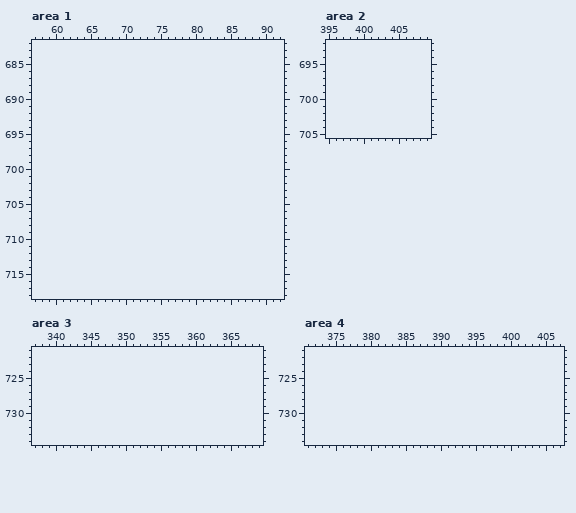
A pixel-art file gets an edit: assets/.Concept/UIMockup/InventoryMissionTab.aseprite. This is how it looked before the edit.
1000x500 pixels, 1 frame. Colours within 5 levels of each other are drawn and written as one. Shown: area 1: x 57..92, y 682..718; area 2: x 395..409, y 692..705; area 3: x 337..369, y 721..734; area 4: x 371..407, y 721..734. The old version is drawn lined up with the new one, on the new canvas. The commit also changed other parts of the picture, which this record leaves out.
The same view after the edit:
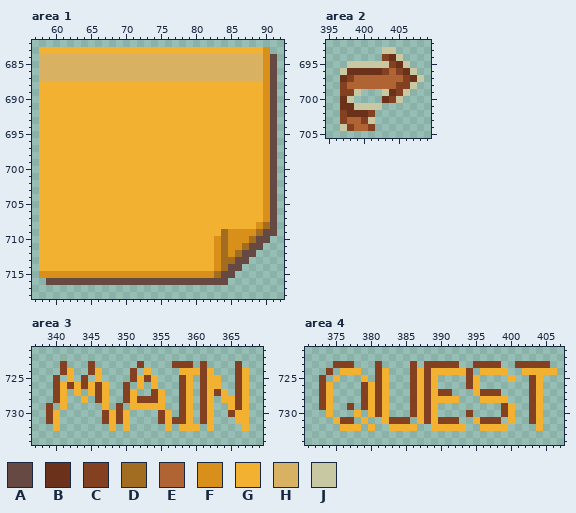
Palette (. is transparent): A #674943  B #6c311a  C #844122  D #a36d21  E #b06433  F #d9901a  G #f3b131  H #d9b162  J #c8c8a3
Edits made:
canvas 1000x500 -> 1000x1000
Area 1:
y 683: x 58..90 ................................. -> GGGGGGGGGGGGGGGGGGGGGGGGGGGGGGGGF
y 684..687: x 58..91 .................................. -> HHHHHHHHHHHHHHHHHHHHHHHHHHHHHHHHFA
y 688..707: x 58..91 .................................. -> GGGGGGGGGGGGGGGGGGGGGGGGGGGGGGGGFA
y 708: x 58..91 .................................. -> GGGGGGGGGGGGGGGGGGGGGGGGGGGGGGGFDA
y 709: x 58..91 .................................. -> GGGGGGGGGGGGGGGGGGGGGGGGGGDFFFFDAA
y 710: x 58..90 ................................. -> GGGGGGGGGGGGGGGGGGGGGGGGGFDFFFDAA
y 711: x 58..89 ................................ -> GGGGGGGGGGGGGGGGGGGGGGGGGFDFFDAA
y 712: x 58..88 ............................... -> GGGGGGGGGGGGGGGGGGGGGGGGGFDFDAA
y 713: x 58..87 .............................. -> GGGGGGGGGGGGGGGGGGGGGGGGGFDDAA
y 714: x 58..86 ............................. -> GGGGGGGGGGGGGGGGGGGGGGGGGFDAA
y 715: x 58..85 ............................ -> FFFFFFFFFFFFFFFFFFFFFFFFFDAA
y 716: x 59..84 .......................... -> AAAAAAAAAAAAAAAAAAAAAAAAAA
Area 2:
y 693: x 403..404 .. -> JJ
y 694: x 403..405 ... -> CBJ
y 695: x 398..406 ......... -> JJJJJJCBJ
y 696: x 397..407 ........... -> JBBBBBCECBJ
y 697: x 397..408 ............ -> BCEEEEEEECBJ
y 698: x 397..407 ........... -> CEEEEEEECCJ
y 699: x 397..399 ... -> CCJ; x 403..406 .... -> JBCJ
y 700: x 397..398 .. -> BJ; x 403..405 ... -> BCJ
y 701: x 397..402 ...... -> BBJJJJ
y 702: x 397..401 ..... -> CBBBC
y 703: x 397..401 ..... -> CEECJ
y 704: x 397..401 ..... -> JCEEC
Area 3:
y 723: x 341 . -> C; x 345 . -> C; x 352 . -> C; x 357..359 ... -> CCC; x 361 . -> C; x 366 . -> C
y 724: x 341..342 .. -> CG; x 345..346 .. -> CG; x 351 . -> C; x 353 . -> G; x 358..362 ..... -> GGGCG; x 366..367 .. -> CG
y 725: x 340 . -> C; x 342 . -> G; x 344 . -> C; x 346 . -> G; x 351..354 .... -> CGCG; x 358..359 .. -> CG; x 361..363 ... -> CGG; x 366..367 .. -> CG
y 726: x 340..347 ........ -> CGCGCGCG; x 350 . -> C; x 352 . -> G; x 354 . -> G; x 358..359 .. -> CG; x 361..363 ... -> CGG; x 366..367 .. -> CG
y 727: x 340..341 .. -> CG; x 343 . -> G; x 345..347 ... -> GCG; x 350..351 .. -> CG; x 354..355 .. -> CG; x 358..359 .. -> CG; x 361..364 .... -> CGCG; x 366..367 .. -> CG
y 728: x 340..341 .. -> CG; x 344 . -> G; x 346..347 .. -> CG; x 350..355 ...... -> CGCCCG; x 358..359 .. -> CG; x 361..362 .. -> CG; x 364..367 .... -> GGCG
y 729: x 339 . -> C; x 341 . -> G; x 347 . -> G; x 349 . -> C; x 351..355 ..... -> GGGGG; x 358..359 .. -> CG; x 361..362 .. -> CG; x 365..367 ... -> GCG
y 730: x 339..340 .. -> CG; x 347..350 .... -> CGCG; x 355..356 .. -> CG; x 358..359 .. -> CG; x 361..362 .. -> CG; x 365..367 ... -> CGG
y 731: x 339..340 .. -> CG; x 347..350 .... -> CGCG; x 355..359 ..... -> CGCCG; x 361..362 .. -> CG; x 366..367 .. -> GG
y 732: x 340 . -> G; x 348 . -> G; x 350 . -> G; x 356 . -> G; x 358..360 ... -> GGG; x 362 . -> G; x 367 . -> G
Area 4:
y 723: x 375..377 ... -> CCC; x 381 . -> C; x 386 . -> C; x 388..392 ..... -> CCCCC; x 395..398 .... -> CCCC; x 401..405 ..... -> CCCCC
y 724: x 374 . -> C; x 376..378 ... -> GGG; x 381..382 .. -> CG; x 386..394 ......... -> CGCGGGGGC; x 396..399 .... -> GGGG; x 402..406 ..... -> GGGGG
y 725: x 373 . -> C; x 375 . -> G; x 379 . -> G; x 381..382 .. -> CG; x 386..389 .... -> CGCG; x 394..395 .. -> CG; x 400 . -> G; x 403..404 .. -> CG
y 726: x 373..374 .. -> CG; x 379..382 .... -> CGCG; x 386..389 .... -> CGCG; x 394..395 .. -> CG; x 403..404 .. -> CG
y 727: x 373..374 .. -> CG; x 379..382 .... -> CGCG; x 386..391 ...... -> CGCGCC; x 395..398 .... -> GCCC; x 403..404 .. -> CG
y 728: x 373..374 .. -> CG; x 379..382 .... -> CGCG; x 386..392 ....... -> CGCGGGG; x 396..399 .... -> GGGG; x 403..404 .. -> CG
y 729: x 373..374 .. -> CG; x 377 . -> C; x 379..382 .... -> CGCG; x 386..389 .... -> CGCG; x 399..400 .. -> CG; x 403..404 .. -> CG
y 730: x 374 . -> G; x 378 . -> G; x 380..382 ... -> GCG; x 386..389 .... -> CGCG; x 394 . -> C; x 399..400 .. -> CG; x 403..404 .. -> CG
y 731: x 375..377 ... -> GCC; x 379 . -> G; x 382..385 .... -> GCCC; x 387..392 ...... -> GCGCCC; x 395..398 .... -> GCCC; x 400 . -> G; x 403..404 .. -> CG
y 732: x 376..378 ... -> GGG; x 380 . -> G; x 383..386 .... -> GGGG; x 389..393 ..... -> GGGGG; x 396..399 .... -> GGGG; x 404 . -> G
